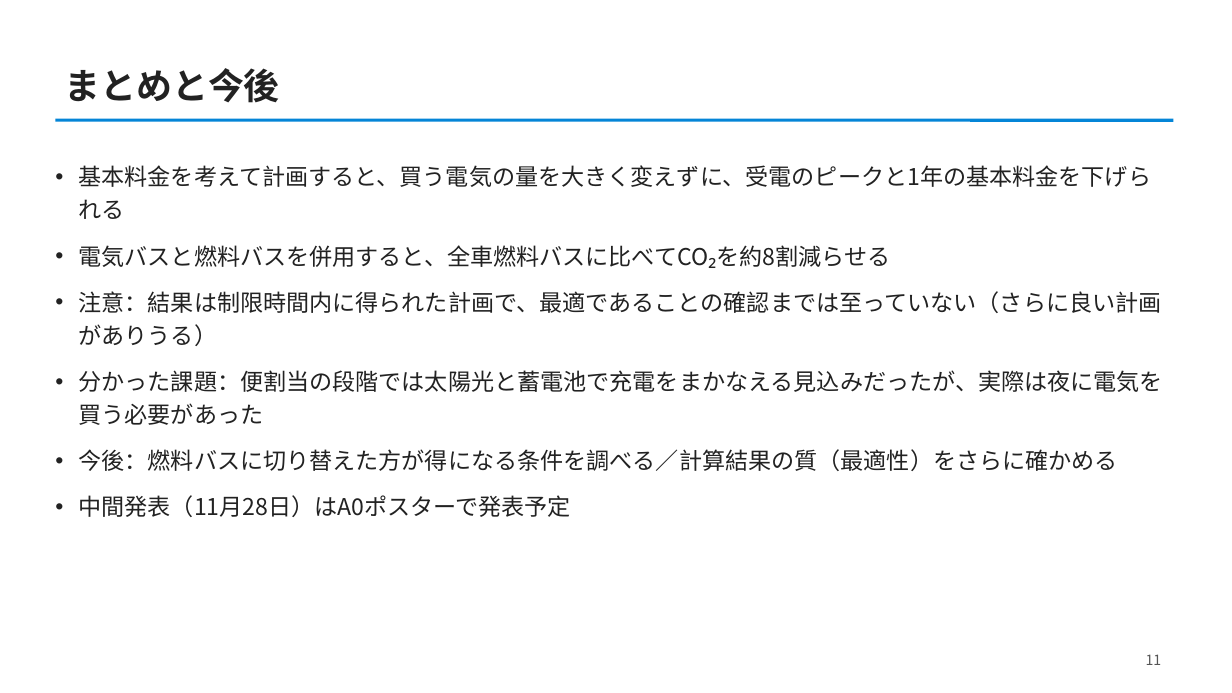
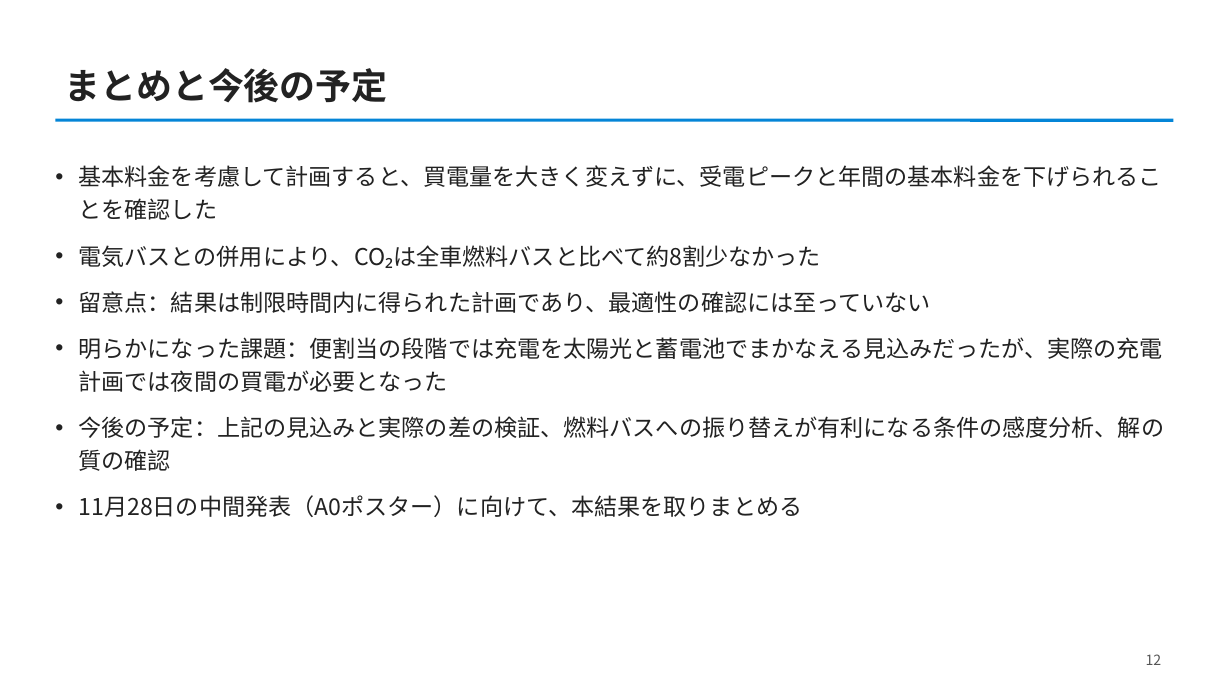
Before and after one commit to CYLIU2003/master-course, a slide deck: slide 12 of outcome/2026-10-22_lab_progress/lab_progress_20261022.pptx (slide 11 before the commit). Drawn at 1232x693 pixels with LibreOffice and Linux fonts; fonts in the diff are those of the drawing. Boxes give left, top, right and bottom in pixels: in the first picture for what was removed or moved away, otherwise in the second. Text is boxed around its words. In the diff, an @@ line names an element or a change of style, - is before the commit and + after.

```diff
--- a/outcome/2026-10-22_lab_progress/lab_progress_20261022.pptx
+++ b/outcome/2026-10-22_lab_progress/lab_progress_20261022.pptx
@@ title at (65, 68, 388, 103): text changed @@
-まとめと今後
+まとめと今後の予定
@@ text at (79, 165, 1165, 517): text changed @@
-• 基本料金を考えて計画すると、買う電気の量を大きく変えずに、受電のピークと1年の基本料金を下げられる
-• 電気バスと燃料バスを併用すると、全車燃料バスに比べてCO₂を約8割減らせる
-• 注意：結果は制限時間内に得られた計画で、最適であることの確認までは至っていない（さらに良い計画がありうる）
-• 分かった課題：便割当の段階では太陽光と蓄電池で充電をまかなえる見込みだったが、実際は夜に電気を買う必要があった
-• 今後：燃料バスに切り替えた方が得になる条件を調べる／計算結果の質（最適性）をさらに確かめる
-• 中間発表（11月28日）はA0ポスターで発表予定
+• 基本料金を考慮して計画すると、買電量を大きく変えずに、受電ピークと年間の基本料金を下げられることを確認した
+• 電気バスとの併用により、CO₂は全車燃料バスと比べて約8割少なかった
+• 留意点：結果は制限時間内に得られた計画であり、最適性の確認には至っていない
+• 明らかになった課題：便割当の段階では充電を太陽光と蓄電池でまかなえる見込みだったが、実際の充電計画では夜間の買電が必要となった
+• 今後の予定：上記の見込みと実際の差の検証、燃料バスへの振り替えが有利になる条件の感度分析、解の質の確認
+• 11月28日の中間発表（A0ポスター）に向けて、本結果を取りまとめる
@@ page number at (1146, 654, 1162, 665): text changed @@
-11
+12
```
Also in this commit, not shown: 8 other slides changed, 2 slides added, 1 slide removed, 1 other file.
